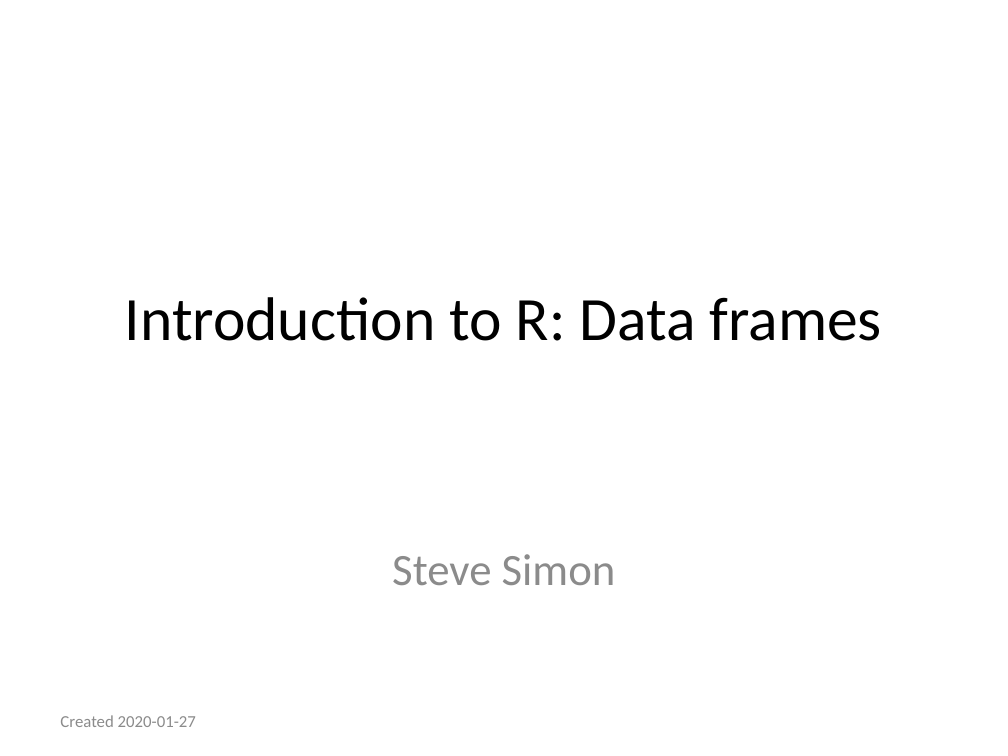
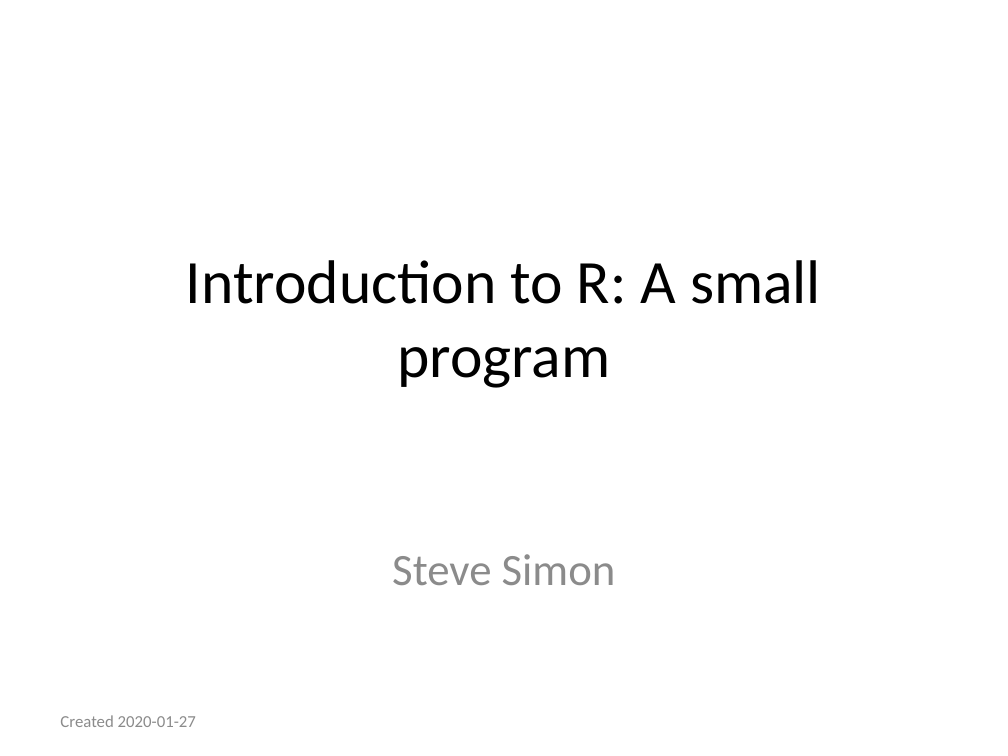
Before and after one commit to pmean/introduction-to-r, a slide deck: slide 1 of part1/src/slides.pptx. Drawn at 1008x756 pixels with LibreOffice and Linux fonts; fonts in the diff are those of the drawing. Boxes give left, top, right and bottom in pixels: in the first picture for what was removed or moved away, otherwise in the second. Text is boxed around its words. In the diff, an @@ line names an element or a change of style, - is before the commit and + after.

Commit message:
Fixed title slide for part1

```diff
--- a/part1/src/slides.pptx
+++ b/part1/src/slides.pptx
@@ title at box(186, 260, 821, 388): text changed @@
-Introduction to R: Data frames
+Introduction to R: A small program
```
Also in this commit, not shown: 2 other slides changed, 1 slide added, 1 other file.
